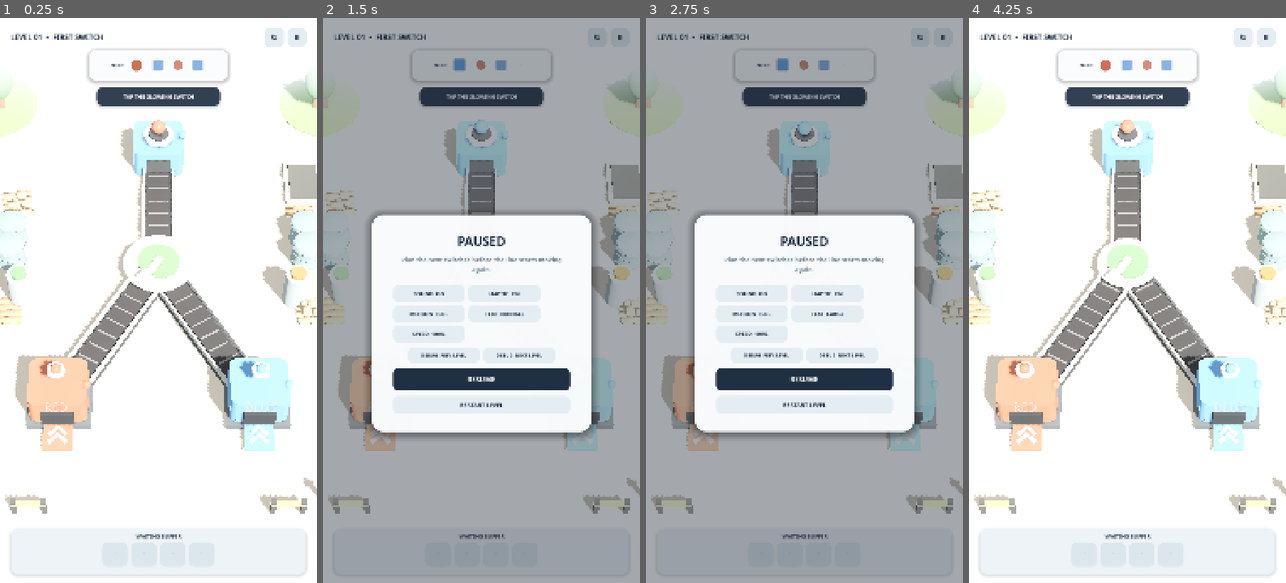
Above: before the commit, frames 1-4 (left to right).
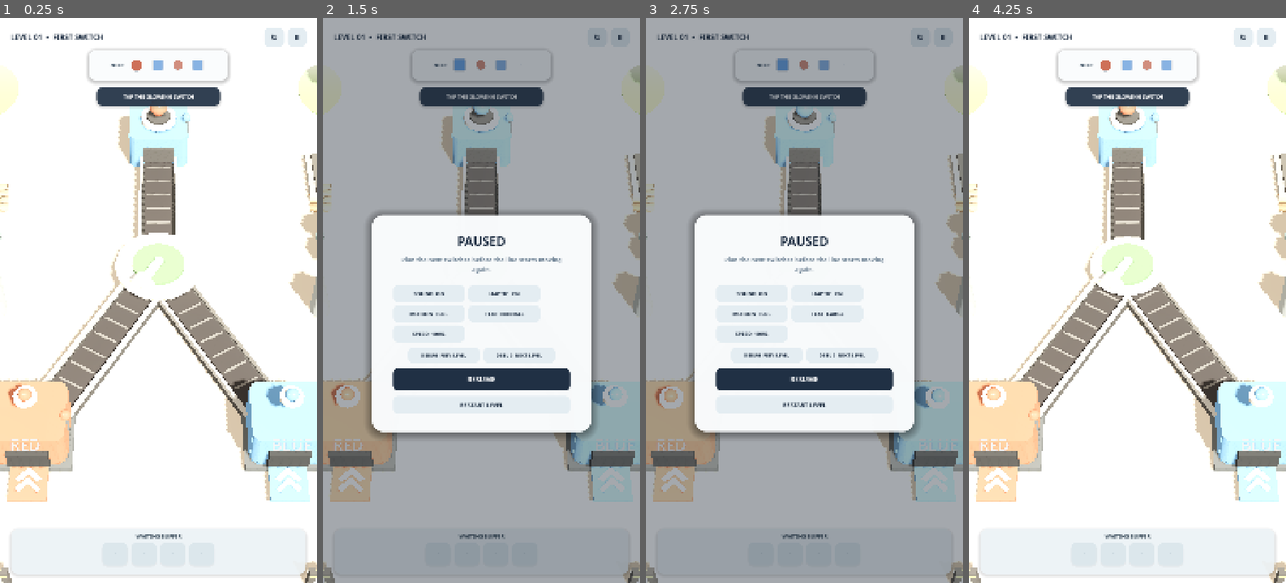
Above: after the commit, the same moments.

Repository: mocchaust64/rail_game
Game: Godot game, scene res://app/main.tscn
Two runs of this game, one before a commit and one after it. Both use one fixed random seed, a clock stepped at 60 frames per second and the inputs below.
Inputs:
- Up to frame 1 (0.25 s): no input
- Up to frame 2 (1.5 s): click "↻" at 0.5 s; click "Ⅱ" at 1.25 s
- Up to frame 3 (2.75 s): click "TEXT NORMAL" at 2 s
- Up to frame 4 (4.25 s): click "RESTART LEVEL" at 2.75 s; click "↻" at 3.5 s

The runs differ from the first frame. In frame 1, 21% of the frame differs, in the area x 0-100%, y 8-100%; in frame 2, 11%; in frame 3, 11%; in frame 4, 21%.

Commit message:
style: tune camera and lighting to reference

Diff:
--- a/game/scene_rig.gd
+++ b/game/scene_rig.gd
@@ -1,31 +1,27 @@
 class_name SceneRig
 extends Node3D
 # Camera, lights and environment, plus the shake that rides on the camera.
-#
-# Split out of GameController because none of it depends on the rules of the
-# game: it is the look of the board, and it is the part most often retuned.
-# Every value that needs tuning against a real render is a constant here.
+# Visual pass is tuned against the user's reference video: warm background,
+# close toy-diorama camera and stronger contact shadows.
 
-# The board is roughly 9.2 by 14.1 units. Engine defaults assume a much larger
-# world, so these are tuned to that scale rather than left at their defaults.
-const KEY_LIGHT_EULER := Vector3(-48, 32, 0)
-const KEY_LIGHT_ENERGY := 1.45
-const KEY_LIGHT_COLOR := Color("#FFF6E8")
-const KEY_LIGHT_SOFTNESS := 1.4
-const SHADOW_BIAS := 0.024
-const SHADOW_NORMAL_BIAS := 0.85
-const SHADOW_MAX_DISTANCE := 60.0
-const AMBIENT_ENERGY := 0.55
+const KEY_LIGHT_EULER := Vector3(-51, 28, -8)
+const KEY_LIGHT_ENERGY := 1.55
+const KEY_LIGHT_COLOR := Color("#FFF4DE")
+const KEY_LIGHT_SOFTNESS := 2.2
+const SHADOW_BIAS := 0.022
+const SHADOW_NORMAL_BIAS := 0.72
+const SHADOW_MAX_DISTANCE := 42.0
+const AMBIENT_ENERGY := 0.62
 
-# Mild perspective. Note this is not only a depth cue: directional shadows do
-# not render at all under an orthographic camera in this engine build.
-const CAMERA_FOV := 30.0
-const CAMERA_POSITION := Vector3(0.0, 23.3, 16.9)
-const CAMERA_TARGET := Vector3(0, 0, 0.25)
+# Closer and lower than the previous overview shot. The reference fills the
+# portrait with the machines and belt, rather than showing an entire white board.
+const CAMERA_FOV := 34.0
+const CAMERA_POSITION := Vector3(0.0, 16.2, 12.6)
+const CAMERA_TARGET := Vector3(0, 0.25, 0.15)
 
-const BOUNCE_POSITION := Vector3(-3.4, 3.6, 7.4)
-const BOUNCE_ENERGY := 0.38
-const BOUNCE_COLOR := Color("#FFE2C4")
+const BOUNCE_POSITION := Vector3(-3.8, 4.2, 5.0)
+const BOUNCE_ENERGY := 0.42
+const BOUNCE_COLOR := Color("#FFDDBE")
 
 var camera: Camera3D
 var world: Node3D
@@ -58,11 +54,9 @@
     key_light.directional_shadow_max_distance = SHADOW_MAX_DISTANCE
     add_child(key_light)
 
-    # Warm bounce from the front-lower quadrant. Without it the shadowed faces of
-    # the white machines read as flat grey once ambient is turned down.
     var bounce := OmniLight3D.new()
     bounce.position = BOUNCE_POSITION
-    bounce.omni_range = 22.0
+    bounce.omni_range = 20.0
     bounce.light_energy = BOUNCE_ENERGY
     bounce.light_color = BOUNCE_COLOR
     bounce.shadow_enabled = false
@@ -71,16 +65,16 @@
     var holder := WorldEnvironment.new()
     var env := Environment.new()
     env.background_mode = Environment.BG_COLOR
-    env.background_color = Color("#BDD0D9")
+    env.background_color = Color("#F1E4D3")
     env.ambient_light_source = Environment.AMBIENT_SOURCE_COLOR
-    env.ambient_light_color = Color("#EAF3F8")
+    env.ambient_light_color = Color("#FFF0DC")
     env.ambient_light_energy = AMBIENT_ENERGY
     env.tonemap_mode = Environment.TONE_MAPPER_FILMIC
-    env.tonemap_white = 1.35
+    env.tonemap_white = 1.22
     env.glow_enabled = true
-    env.glow_intensity = 0.5
-    env.glow_bloom = 0.06
-    env.glow_hdr_threshold = 1.05
+    env.glow_intensity = 0.30
+    env.glow_bloom = 0.035
+    env.glow_hdr_threshold = 1.18
     holder.environment = env
     add_child(holder)
 
@@ -95,7 +89,6 @@
     _shake.add_trauma(amount)
 
 
-# Clears everything the level built, leaving the rig itself intact.
 func clear_world() -> void:
     for child in world.get_children():
         world.remove_child(child)
